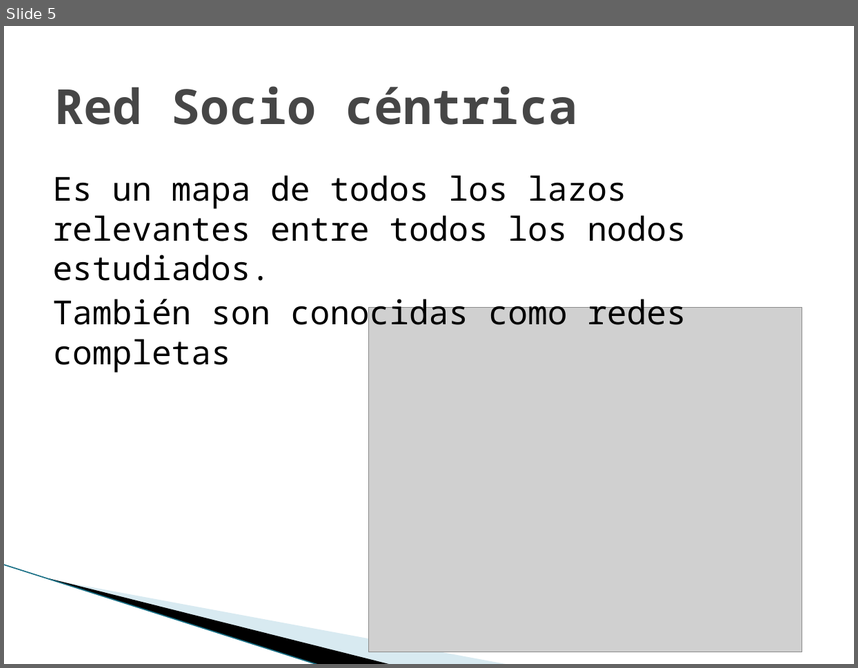
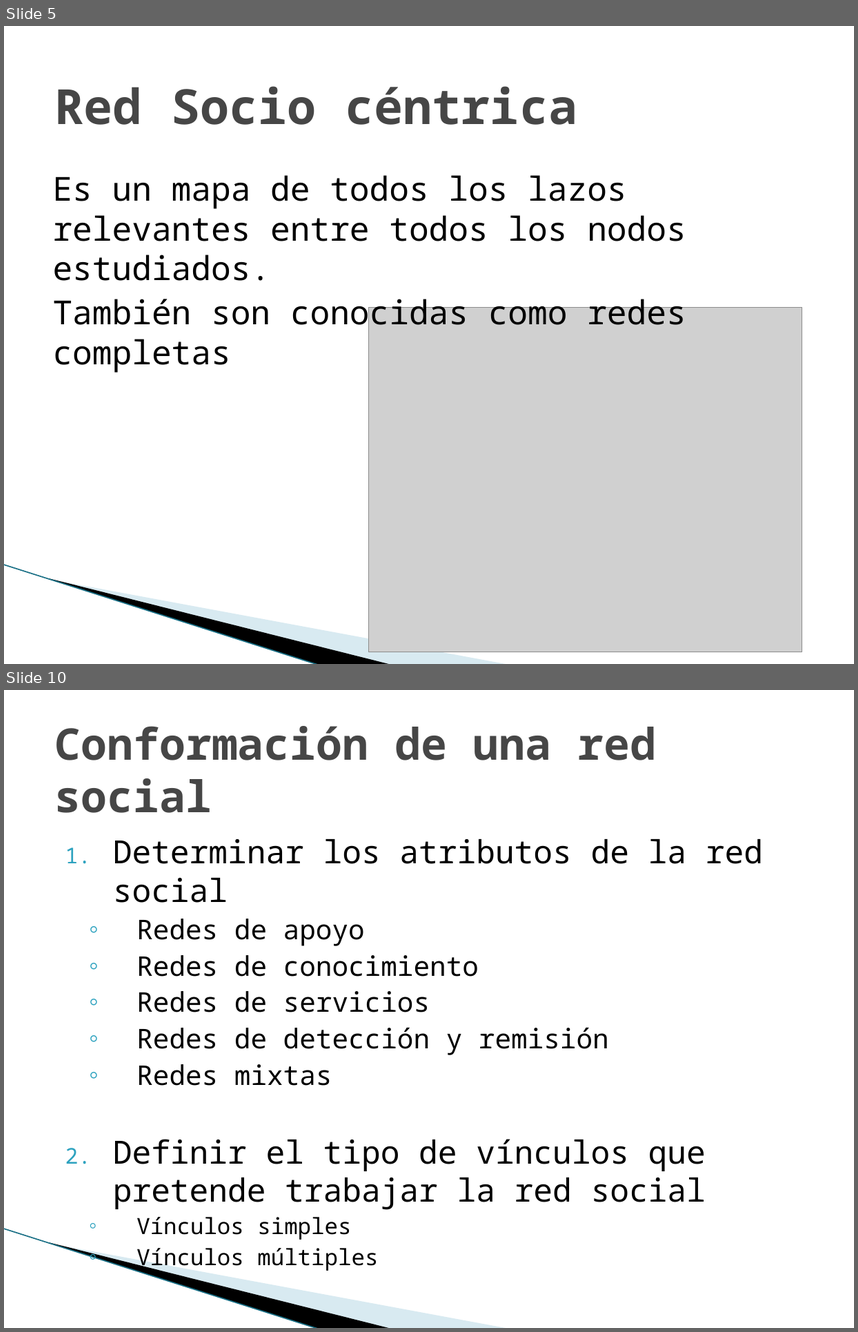
Before and after one commit to carlamadeo/proyectosfacultad, a slide deck: Modelos Organizacionales/TPS/TP_Grupo_C_Redes_Sociales.pptx. Shown one above the other, each under a label of ours: slide 5 before the commit, slides 5 and 10 after it; the slides between them are not shown. The pictures are 858x668 and 858x1332 pixels, drawn with LibreOffice and Linux fonts; fonts in the diff are those of the drawing; grey boxes stand for pictures; background and template pictures are left out. Boxes give left, top, right and bottom in pixels: in the first picture for what was removed or moved away, otherwise in the second. Text is boxed around its words. In the diff, an @@ line names an element or a change of style, - is before the commit and + after.

```diff
--- a/Modelos Organizacionales/TPS/TP_Grupo_C_Redes_Sociales.pptx
+++ b/Modelos Organizacionales/TPS/TP_Grupo_C_Redes_Sociales.pptx
@@ slide 10 added at <box>4,690,854,1328</box>, background #FFFFFF; not listed: 3 template elements that a slide beside it also shows @@
@@ title added at <box>55,726,657,813</box>, 36.9 pt, text #464646, bold @@
+Conformación de una red social
@@ text added at <box>113,839,763,1239</box>, 27 pt, text #000000 @@
+1. Determinar los atributos de la red social
+  ◦ Redes de apoyo
+  ◦ Redes de conocimiento
+  ◦ Redes de servicios
+  ◦ Redes de detección y remisión
+  ◦ Redes mixtas
+2. Definir el tipo de vínculos que pretende trabajar la red social
+  ◦ Vínculos simples
+  ◦ Vínculos múltiples
```
Also in this commit, not shown: 48 other slides added, 1 other file.
